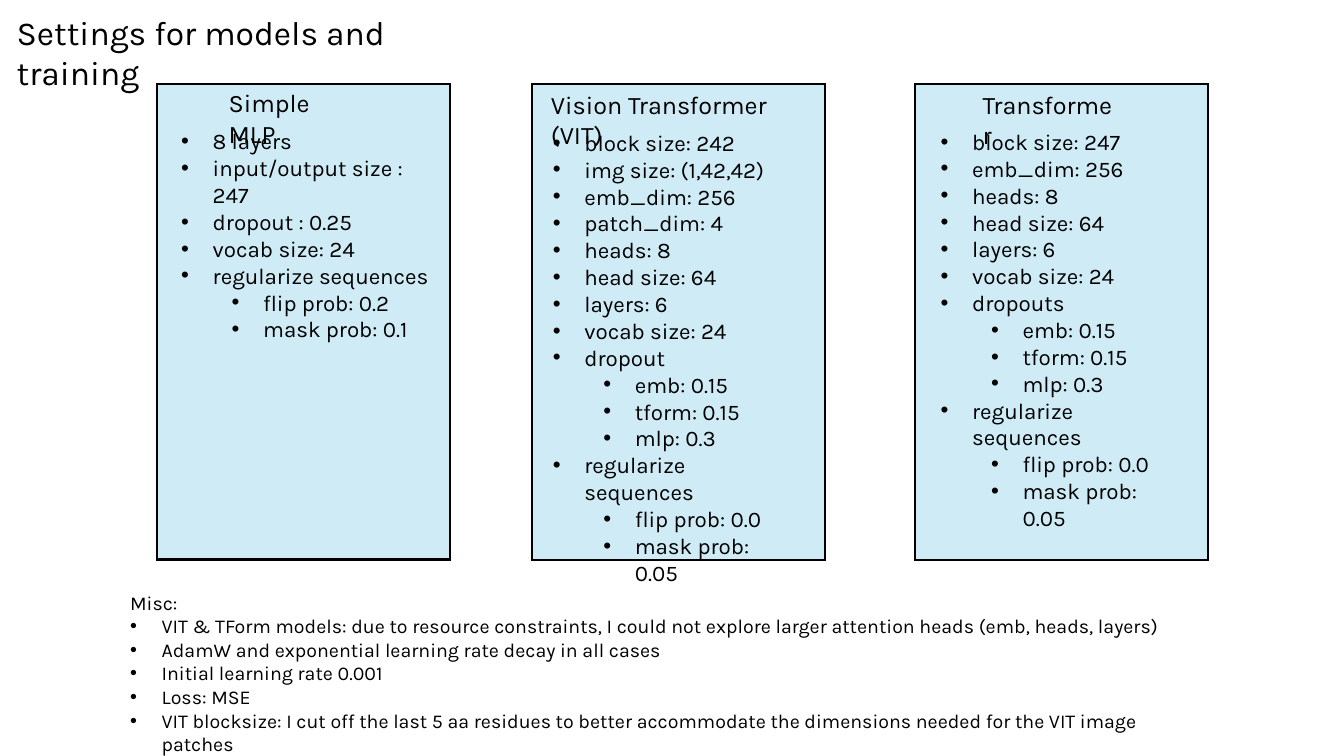
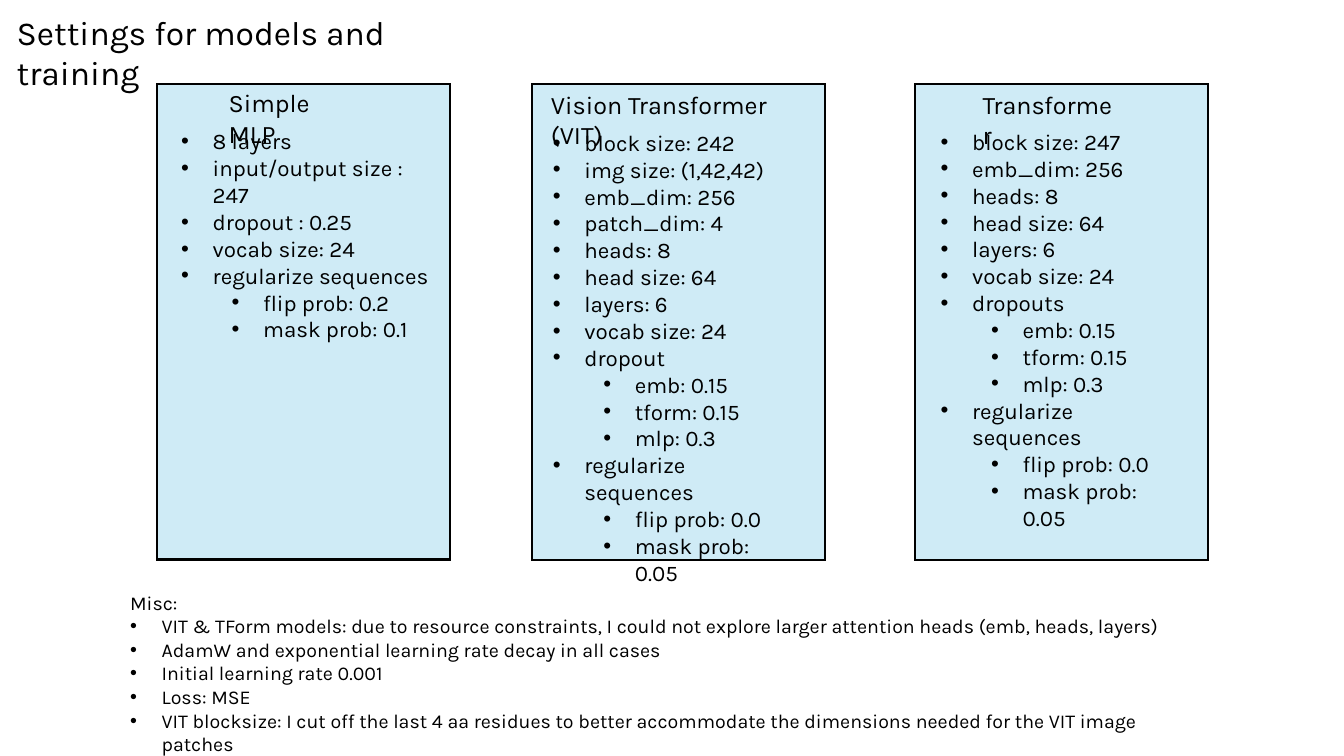
Before and after one commit to planaria158/BERT-antibody-antigen-binding-energy, a slide deck: slide 12 of Homework-aAlphaBio.pptx (slide 11 before the commit). Drawn at 1344x756 pixels with LibreOffice and Linux fonts; fonts in the diff are those of the drawing. Boxes give left, top, right and bottom in pixels: in the first picture for what was removed or moved away, otherwise in the second. Text is boxed around its words. In the diff, an @@ line names an element or a change of style, - is before the commit and + after.

```diff
--- a/Homework-aAlphaBio.pptx
+++ b/Homework-aAlphaBio.pptx
@@ text at bbox=[162, 714, 1136, 733]: text changed @@
-• VIT blocksize: I cut off the last 5 aa residues to better accommodate the dimensions needed for the VIT image patches
+• VIT blocksize: I cut off the last 4 aa residues to better accommodate the dimensions needed for the VIT image patches
```
Also in this commit, not shown: 10 other slides changed, 6 slides added.
